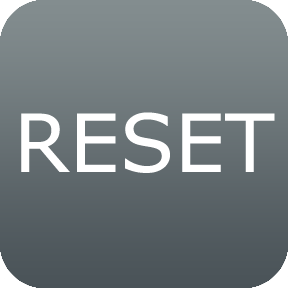
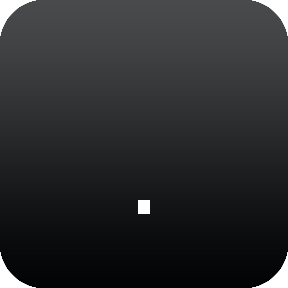
The second 288×288 image is a revision of the first. Changes to its layers:
hid "Reset" over left=21, top=112, right=275, bottom=173
hid "Set/Reset Background" over left=0, top=0, right=288, bottom=288
added layer "." above "Number Background" over left=138, top=200, right=150, bottom=214
showed "Number Background" over left=0, top=0, right=288, bottom=288
hid "Equals Background" over left=0, top=0, right=288, bottom=288
hid "Operations Background" over left=0, top=0, right=288, bottom=288
